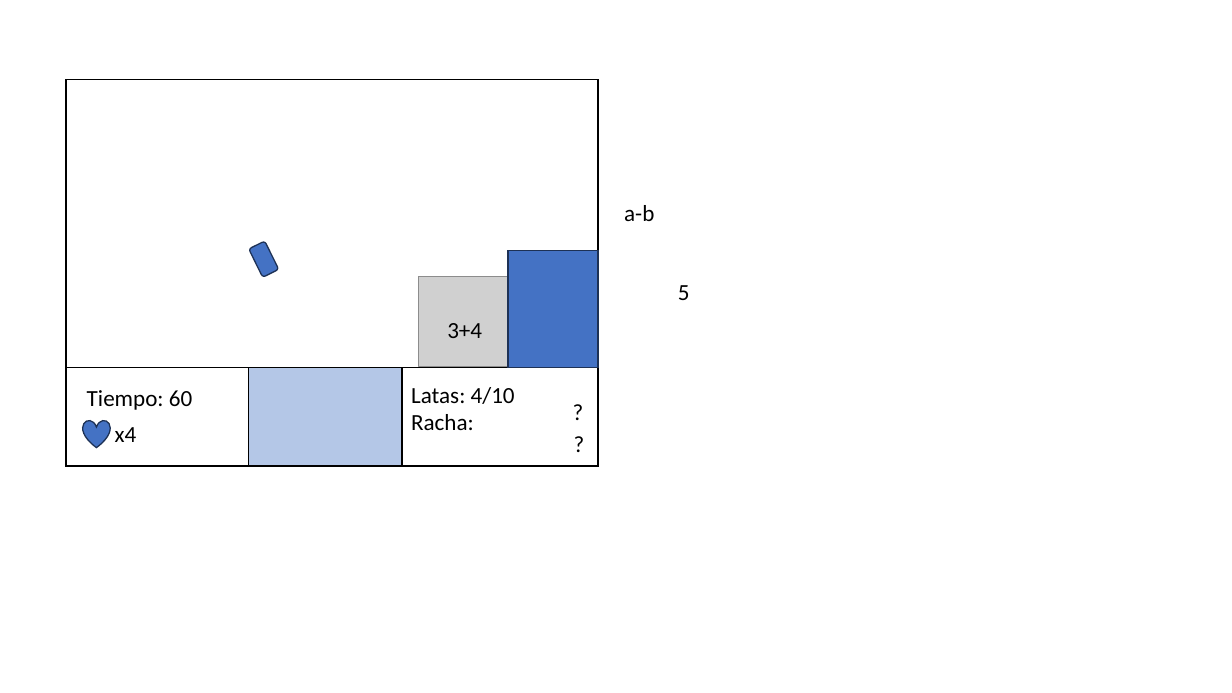
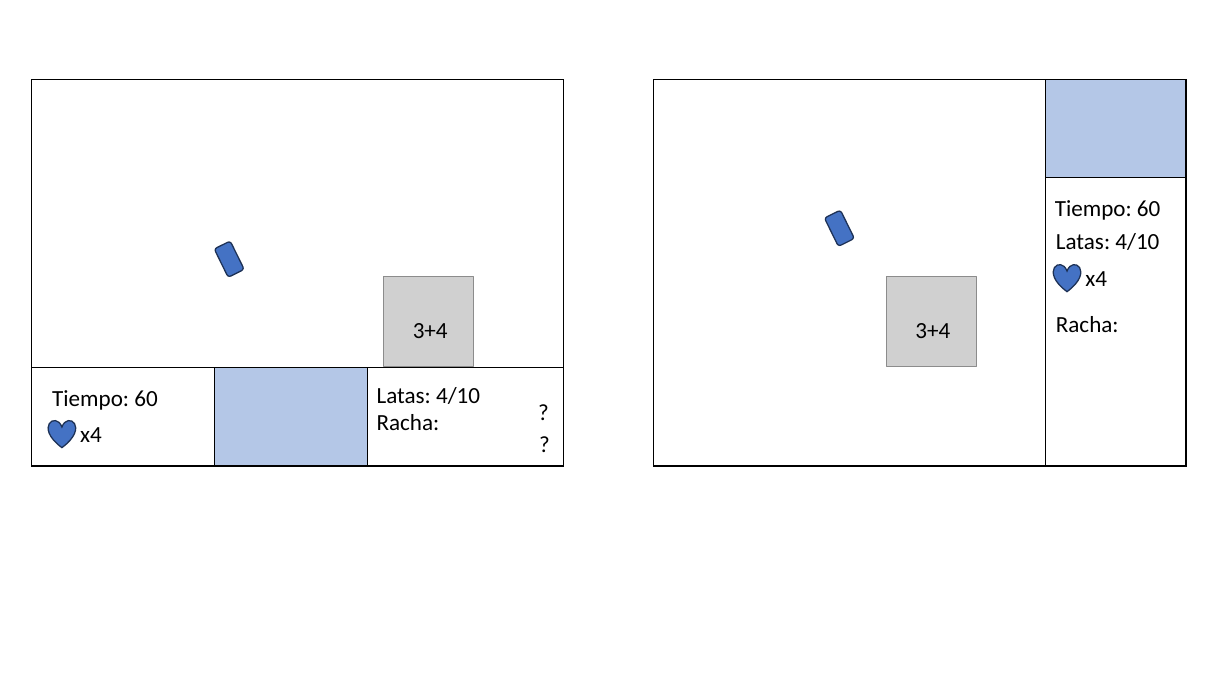
Before and after one commit to GiacomoMadrid/matemIAu, a slide deck: slide 4 of imagenes/Sprites.pptx. Drawn at 1232x693 pixels with LibreOffice and Linux fonts; fonts in the diff are those of the drawing; grey boxes stand for pictures; background and template pictures are left out. Boxes give left, top, right and bottom in pixels: in the first picture for what was removed or moved away, otherwise in the second. Text is boxed around its words. In the diff, an @@ line names an element or a change of style, - is before the commit and + after.

```diff
--- a/imagenes/Sprites.pptx
+++ b/imagenes/Sprites.pptx
@@ rectangle added at [654,79,1187,467], fill #FFFFFF, outline #000000 1 pt @@
@@ rectangle added at [1046,79,1187,467], fill #FFFFFF, outline #000000 1 pt @@
@@ rectangle added at [1046,79,1187,178], fill #B4C7E7, outline #000000 1 pt @@
@@ text removed at [624,205,654,221] @@
-a-b
@@ text added at [1055,200,1160,220], 18 pt, text #000000 @@
+Tiempo: 60
@@ rounded rectangle added at [825,210,854,246], fill #4472C4, outline #1E3256 1 pt @@
@@ text added at [1056,233,1159,332], 18 pt, text #000000 @@
+Latas: 4/10
+Racha:
@@ rectangle removed at [508,250,598,368] @@
@@ heart added at [1054,264,1081,292], fill #4472C4, outline #1E3256 1 pt @@
@@ text removed at [678,285,690,300] @@
-5
@@ picture added at [887,277,977,367] @@
@@ text added at [1085,271,1107,286], 18 pt, text #000000 @@
+x4
@@ text added at [915,323,950,338], 18 pt, text #000000 @@
+3+4
@@ 6 texts, 3 rectangles, 1 picture, 1 rounded rectangle, 1 heart: place and size @@
-6 texts, 3 rectangles, 1 picture, 1 rounded rectangle, 1 heart at [66,79,598,467]
+6 texts, 3 rectangles, 1 picture, 1 rounded rectangle, 1 heart at [31,79,564,467]
```
Also in this commit, not shown: 2 other slides changed, 22 other files.
